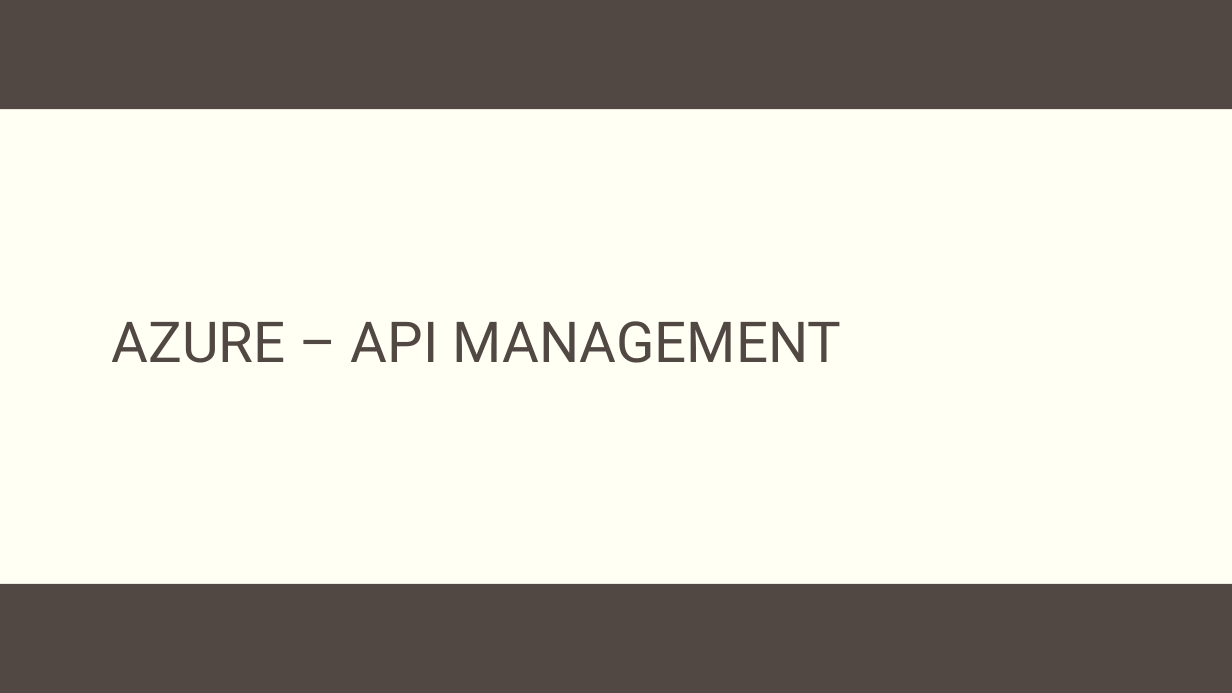
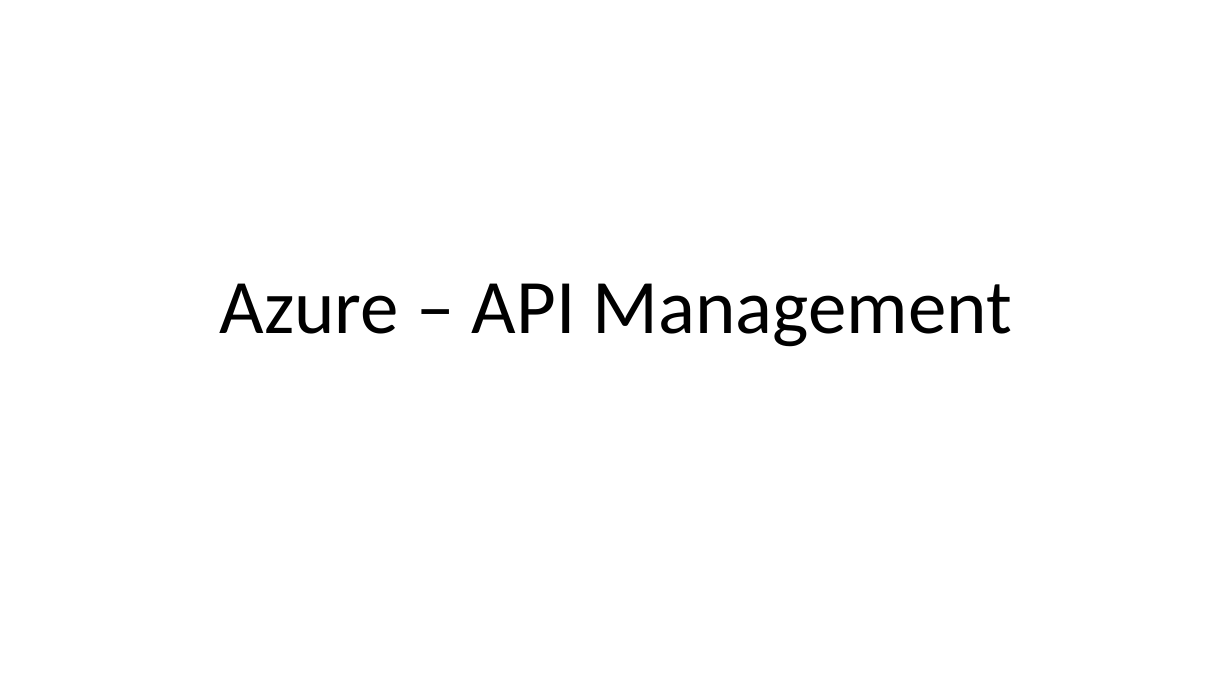
Before and after one commit to prasadhonrao/Training, a slide deck: slide 48 of Presentations/Microsoft Azure.pptx (slide 20 before the commit). Drawn at 1232x693 pixels with LibreOffice and Linux fonts; fonts in the diff are those of the drawing; background and template pictures are left out. Boxes give left, top, right and bottom in pixels: in the first picture for what was removed or moved away, otherwise in the second. Text is boxed around its words. In the diff, an @@ line names an element or a change of style, - is before the commit and + after.

```diff
--- a/Presentations/Microsoft Azure.pptx
+++ b/Presentations/Microsoft Azure.pptx
@@ background #FFFFF3 to #FFFFFF @@
@@ rectangle removed at bbox=[0, 0, 1232, 109] @@
@@ title "Azure – API Management" at bbox=[220, 283, 1012, 347]: vertical alignment middle to bottom @@
@@ title at bbox=[220, 283, 1012, 347]: text changed; size 44 to 60 pt; font Roboto to Calibri; text colour #514843 to #000000 @@
-AZURE – API MANAGEMENT
+Azure – API Management
@@ rectangle removed at bbox=[0, 584, 1232, 693] @@
```
Also in this commit, not shown: 22 other slides changed, 33 slides added, 2 slides removed.
